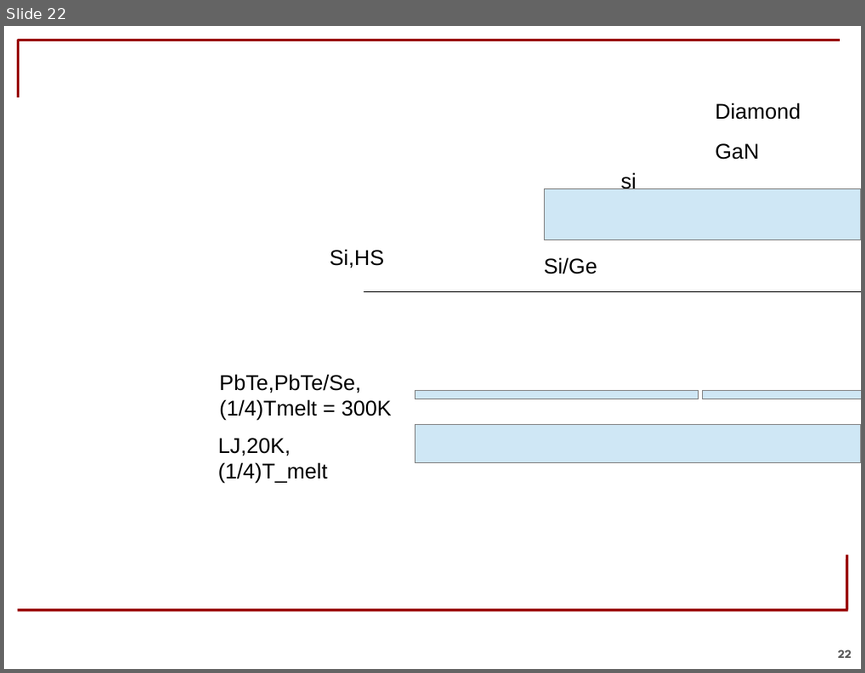
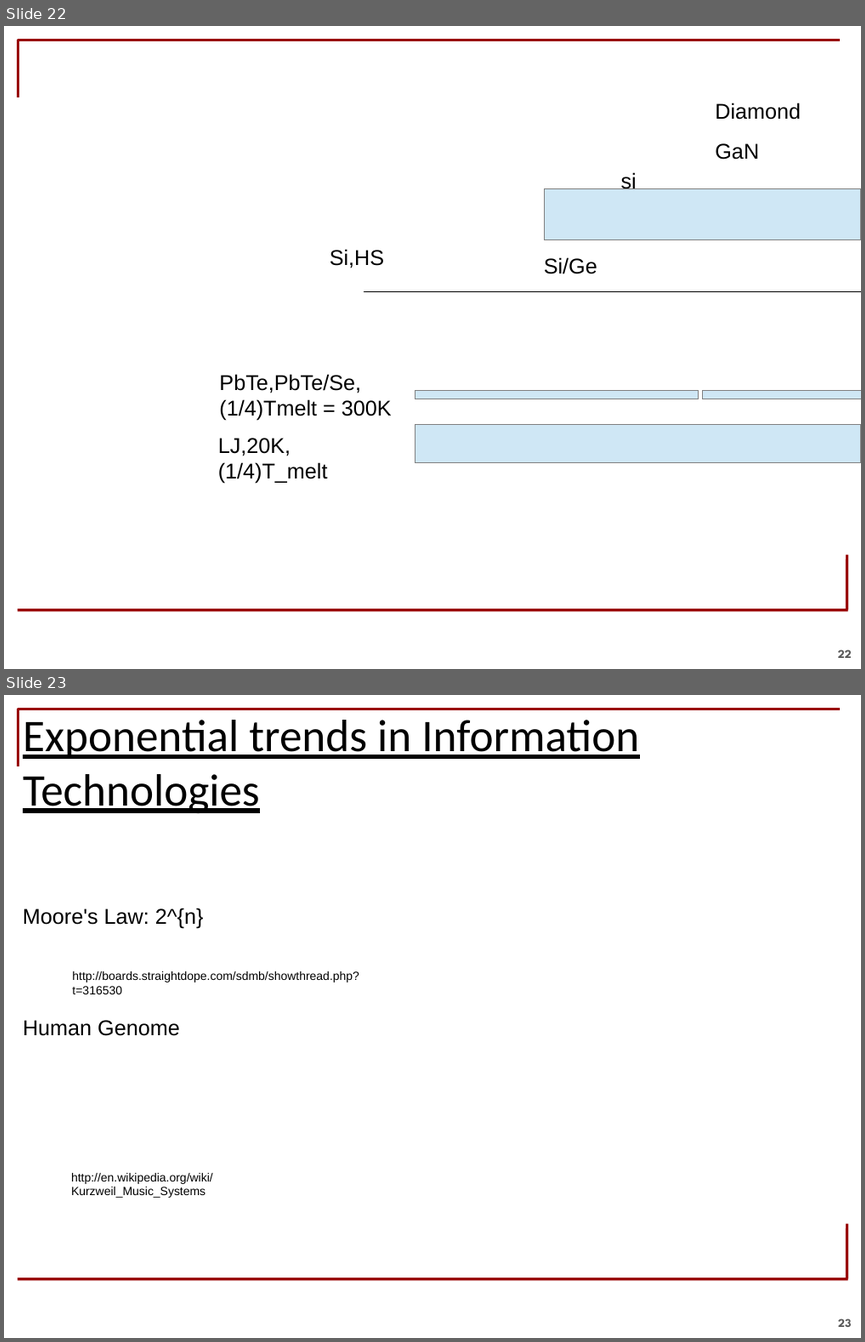
Before and after one commit to jasonlarkin/disorder, a slide deck: presentation/mrs_spring_2013.odp. Shown one above the other, each under a label of ours: slide 22 before the commit, slides 22 and 23 after it. The pictures are 865x673 and 865x1342 pixels, drawn with LibreOffice and Linux fonts; fonts in the diff are those of the drawing; background and template pictures are left out. Boxes give left, top, right and bottom in pixels: in the first picture for what was removed or moved away, otherwise in the second. Text is boxed around its words. In the diff, an @@ line names an element or a change of style, - is before the commit and + after.

```diff
--- a/presentation/mrs_spring_2013.odp
+++ b/presentation/mrs_spring_2013.odp
@@ slide 23 added at (4,695,861,1338), background #FFFFFF; not listed: 4 template elements that a slide beside it also shows @@
@@ title added at (23,720,639,813), 38 pt, text #000000, underline @@
+Exponential trends in Information Technologies
@@ text added at (23,907,204,929), 18 pt, text #000000 @@
+Moore's Law: 2^{n}
@@ text added at (72,971,358,994), 10 pt, text #000000 @@
+http://boards.straightdope.com/sdmb/showthread.php?t=316530
@@ text added at (23,1020,180,1036), 18 pt, text #000000 @@
+Human Genome
@@ text added at (71,1173,213,1197), 10 pt, text #000000 @@
+http://en.wikipedia.org/wiki/Kurzweil_Music_Systems
```
Also in this commit, not shown: 1 other slide added, 46 other files.
